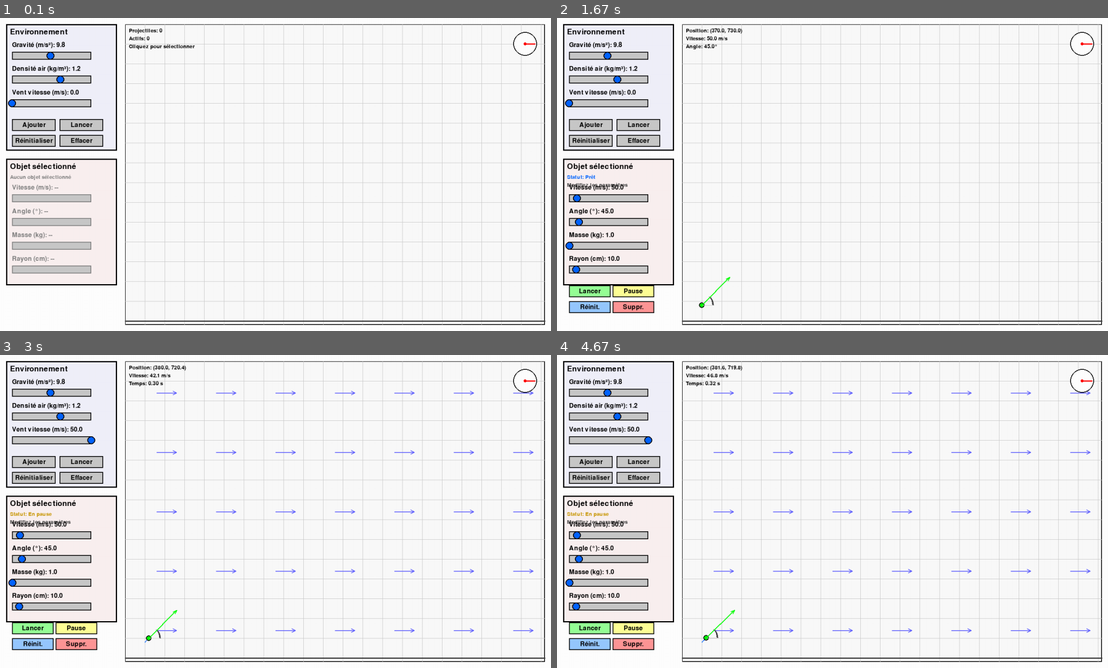
Above: before the commit, frames 1-4 (two rows, left to right).
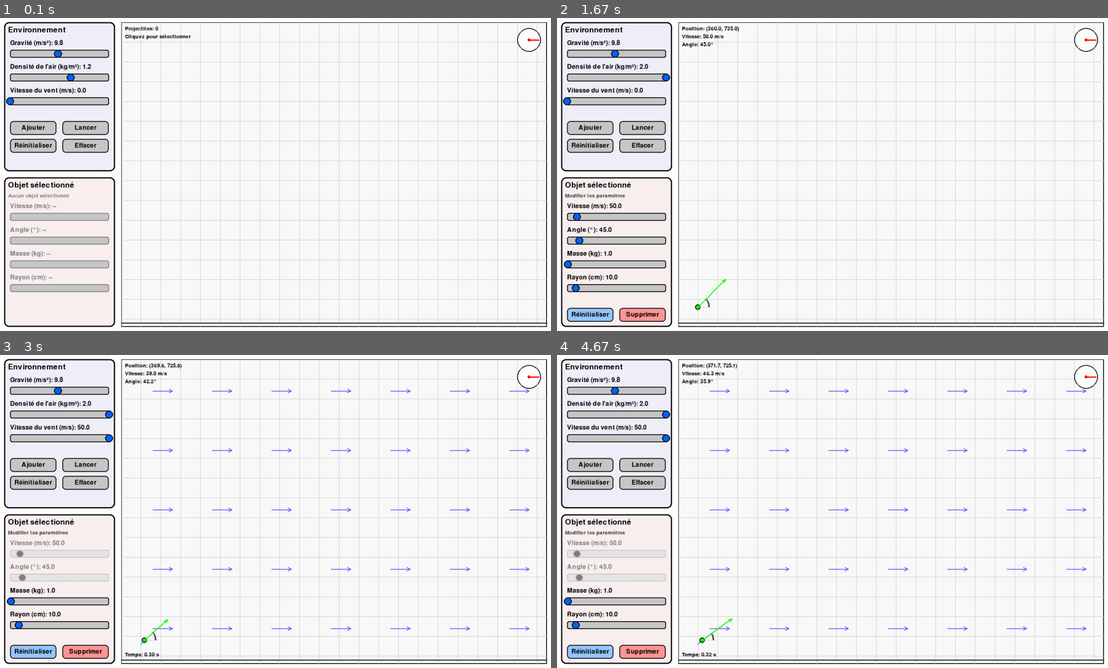
Above: after the commit, the same moments.

Repository: NathanDufils/Projet-Modelisation-Mathematique
Game: pygame game, started from main.py
The game is run twice, just before and just after one commit, with the same random seed, the same clock (stepped at 60 frames per second) and the same inputs.
Inputs (mouse positions are in pixels of both pictures, inside the frame that each line leads up to):
- Up to frame 1 (0.1 s): no input
- Up to frame 2 (1.67 s): click "Ajouter" at 0.38 s; press the mouse at (639, 315) at 0.7 s; move the mouse to (639, 240) at 0.8 s; release the mouse at (634, 165) at 0.93 s; press the mouse at (628, 77) at 1.03 s; move the mouse to (672, 99) at 1.13 s; release the mouse at (716, 124) at 1.27 s; press the mouse at (590, 127) at 1.37 s; move the mouse to (705, 208) at 1.47 s; release the mouse at (821, 290) at 1.6 s
- Up to frame 3 (3 s): press the mouse at (33, 652) at 1.7 s; move the mouse to (214, 542) at 1.8 s; release the mouse at (402, 433) at 1.93 s; click "Lancer" at 2.05 s; press the mouse at (82, 464) at 2.37 s; move the mouse to (236, 467) at 2.47 s; release the mouse at (391, 470) at 2.6 s; press the mouse at (11, 439) at 2.7 s; move the mouse to (71, 524) at 2.8 s; release the mouse at (126, 608) at 2.93 s
- Up to frame 4 (4.67 s): click (964, 452) at 3.05 s; click "Ajouter" at 3.38 s; press the mouse at (590, 483) at 3.7 s; move the mouse to (727, 452) at 3.8 s; release the mouse at (860, 420) at 3.93 s; press the mouse at (639, 464) at 4.03 s; move the mouse to (766, 486) at 4.13 s; release the mouse at (887, 508) at 4.27 s; press the mouse at (639, 464) at 4.37 s; move the mouse to (821, 517) at 4.47 s; release the mouse at (1003, 567) at 4.6 s

The runs differ from the first frame. In frame 1, 18% of the frame differs, in the area x 0-100%, y 1-99%; in frame 2, 19%; in frame 3, 20%; in frame 4, 20%.

Commit message:
ui: polissage de l'interface

Diff:
--- a/src/projectile.py
+++ b/src/projectile.py
@@ -168,12 +168,35 @@
 
     def draw_indicators(self, screen):
         """Dessine les indicateurs d'angle et de vitesse."""
+        # Déterminer les valeurs à afficher
+        if self.launched:
+            # En vol (ou pause) : utiliser les valeurs courantes
+            # Angle actuel (0 = droite, positif horaire car Y inversé en Pygame)
+            # MAIS atan2(dy, dx) donne positif anti-horaire en maths classiques si Y monte
+            # Ici Y descend. vy est négatif si ça monte.
+            # v0 * sin(angle) = -vy  => angle physique
+            angle = math.atan2(-self.vy, self.vx)
+            velocity = math.sqrt(self.vx**2 + self.vy**2)
+        else:
+            # Pas encore lancé : valeurs initiales
+            angle = self.angle
+            velocity = self.v0
+
         # Arc pour l'angle
         arc_radius = 30
+        # Pygame draw.arc prend des angles en radians, 0 est à droite, sens horaire
+        # Mais draw.arc prend des degrés ? Non, radians pour math, mais degrés pour arc ?
+        # Vérif : doc Pygame draw.arc arguments are rect, start_angle, stop_angle in radians.
+        # ATTENTION: Pygame coordinate system Y is down.
+        # Math angle: 0 right, PI/2 up (negative Y) -> -PI/2 in logic?
+        # Pour l'affichage simple, on redessine l'arc de 0 à l'angle actuel
+
+        # Pour simplifier l'affichage visuel correspondant à la flèche
+        # On dessine juste l'arc entre 0 et l'angle
         pygame.draw.arc(screen, DARK_GRAY,
                       (self.x - arc_radius, self.y - arc_radius,
                        arc_radius * 2, arc_radius * 2),
-                      0, self.angle, 2)
+                      0, angle, 2)
 
         # Ligne de référence horizontale
         pygame.draw.line(screen, LIGHT_GRAY,
@@ -182,9 +205,9 @@
 
         # Vecteur de vitesse
         vel_scale = 2
-        vel_length = self.v0 * vel_scale
-        end_x = self.x + vel_length * math.cos(self.angle)
-        end_y = self.y - vel_length * math.sin(self.angle)
+        vel_length = velocity * vel_scale
+        end_x = self.x + vel_length * math.cos(angle)
+        end_y = self.y - vel_length * math.sin(angle)
 
         # Clamp coordinates to avoid Pygame overflow
         def clamp_coord(val):
@@ -198,10 +221,10 @@
         # Pointe de flèche
         arrow_length = 10
         arrow_angle = 0.4
-        arrow_x1 = end_x - arrow_length * math.cos(self.angle - arrow_angle)
-        arrow_y1 = end_y + arrow_length * math.sin(self.angle - arrow_angle)
-        arrow_x2 = end_x - arrow_length * math.cos(self.angle + arrow_angle)
-        arrow_y2 = end_y + arrow_length * math.sin(self.angle + arrow_angle)
+        arrow_x1 = end_x - arrow_length * math.cos(angle - arrow_angle)
+        arrow_y1 = end_y + arrow_length * math.sin(angle - arrow_angle)
+        arrow_x2 = end_x - arrow_length * math.cos(angle + arrow_angle)
+        arrow_y2 = end_y + arrow_length * math.sin(angle + arrow_angle)
 
         arrow_p1 = (clamp_coord(arrow_x1), clamp_coord(arrow_y1))
         arrow_p2 = (clamp_coord(arrow_x2), clamp_coord(arrow_y2))
--- a/src/settings.py
+++ b/src/settings.py
@@ -9,22 +9,31 @@
 SCREEN_WIDTH = 1400
 SCREEN_HEIGHT = 800
 
+# Layout - Marges et espacements
+MARGIN = 15           # Marge extérieure
+PADDING = 15          # Espacement interne des panneaux
+SPACING = 10          # Espacement entre éléments
+
 # Panneaux de contrôle
-SIMULATION_PANEL_X = 20
-SIMULATION_PANEL_Y = 20
-SIMULATION_PANEL_WIDTH = 280
-SIMULATION_PANEL_HEIGHT = 320
+PANEL_WIDTH = 280     # Largeur fixe des panneaux
 
-OBJECT_PANEL_X = 20
-OBJECT_PANEL_Y = 360
-OBJECT_PANEL_WIDTH = 280
-OBJECT_PANEL_HEIGHT = 320
+# Positions calculées des panneaux
+SIMULATION_PANEL_X = MARGIN
+SIMULATION_PANEL_Y = MARGIN
+SIMULATION_PANEL_WIDTH = PANEL_WIDTH
+# Hauteur = moitié de l'espace disponible
+SIMULATION_PANEL_HEIGHT = (SCREEN_HEIGHT - 3 * MARGIN) // 2
+
+OBJECT_PANEL_X = MARGIN
+OBJECT_PANEL_Y = SIMULATION_PANEL_Y + SIMULATION_PANEL_HEIGHT + MARGIN
+OBJECT_PANEL_WIDTH = PANEL_WIDTH
+OBJECT_PANEL_HEIGHT = SCREEN_HEIGHT - OBJECT_PANEL_Y - MARGIN
 
 # Zone de simulation (exclut les panneaux UI)
-SIM_AREA_X = 320
-SIM_AREA_Y = 20
-SIM_AREA_WIDTH = SCREEN_WIDTH - SIM_AREA_X - 20
-SIM_AREA_HEIGHT = SCREEN_HEIGHT - 40
+SIM_AREA_X = PANEL_WIDTH + 2 * MARGIN
+SIM_AREA_Y = MARGIN
+SIM_AREA_WIDTH = SCREEN_WIDTH - SIM_AREA_X - MARGIN
+SIM_AREA_HEIGHT = SCREEN_HEIGHT - 2 * MARGIN
 
 # Couleurs
 WHITE = (255, 255, 255)
--- a/src/simulation.py
+++ b/src/simulation.py
@@ -142,14 +142,6 @@
             self.ui.simulation_running = False
 
         # Actions sur le projectile individuel sélectionné
-        elif action == 'launch_selected':
-            if self.ui.selected_projectile:
-                self.ui.selected_projectile.launch()
-
-        elif action == 'pause_selected':
-            if self.ui.selected_projectile:
-                self.ui.selected_projectile.pause()
-
         elif action == 'reset_selected':
             if self.ui.selected_projectile:
                 self.ui.selected_projectile.reset()
@@ -182,9 +174,9 @@
         any_launched = any(p.launched for p in self.projectiles)
         self.ui.update_launch_pause_button(has_projectiles, any_launched)
 
-        # Verrouiller les paramètres si des projectiles sont lancés (même en pause)
-        # Cela évite le "téléport" causé par le recalcul de trajectoire avec de nouveaux paramètres
-        # self.ui.lock_parameters(any_launched)  # DÉSACTIVÉ pour permettre les changements dynamiques
+        # Verrouiller les paramètres de lancement (vitesse, angle) si des projectiles sont lancés
+        # Cela évite de modifier les conditions initiales pendant le vol
+        self.ui.lock_launch_parameters(any_launched)
 
         # Mettre à jour tous les projectiles avec les paramètres d'environnement
         for projectile in self.projectiles:
--- a/src/ui.py
+++ b/src/ui.py
@@ -62,9 +62,9 @@
             border_color = LIGHT_GRAY
             text_color = GRAY
 
-        # Dessiner la barre du slider
-        pygame.draw.rect(screen, bar_color, self.rect)
-        pygame.draw.rect(screen, border_color, self.rect, 2)
+        # Dessiner la barre du slider (arrondie)
+        pygame.draw.rect(screen, bar_color, self.rect, border_radius=5)
+        pygame.draw.rect(screen, border_color, self.rect, 2, border_radius=5)
 
         # Dessiner le handle
         pygame.draw.circle(screen, handle_color, (int(self.handle_x), self.rect.centery), self.handle_radius)
@@ -93,9 +93,9 @@
             border_color = LIGHT_GRAY
             text_color = GRAY
 
-        # Dessiner la barre du slider
-        pygame.draw.rect(screen, bar_color, self.rect)
-        pygame.draw.rect(screen, border_color, self.rect, 2)
+        # Dessiner la barre du slider (arrondie)
+        pygame.draw.rect(screen, bar_color, self.rect, border_radius=5)
+        pygame.draw.rect(screen, border_color, self.rect, 2, border_radius=5)
 
         # Dessiner le handle
         pygame.draw.circle(screen, handle_color, (int(self.handle_x), self.rect.centery), self.handle_radius)
@@ -125,8 +125,8 @@
         return False
 
     def draw(self, screen):
-        pygame.draw.rect(screen, self.color, self.rect)
-        pygame.draw.rect(screen, BLACK, self.rect, 2)
+        pygame.draw.rect(screen, self.color, self.rect, border_radius=8)
+        pygame.draw.rect(screen, BLACK, self.rect, 2, border_radius=8)
 
         text_surface = self.font.render(self.text, True, BLACK)
         text_rect = text_surface.get_rect(center=self.rect.center)
@@ -200,19 +200,34 @@
         self.width = SIMULATION_PANEL_WIDTH
         self.height = SIMULATION_PANEL_HEIGHT
 
+        # Calcul des dimensions responsive
+        slider_width = self.width - 2 * PADDING
+        slider_x = self.x + PADDING
+        slider_height = 20
+
+        # Calcul des positions verticales avec espacement uniforme
+        title_height = 40
+        slider_spacing = 60  # Espace entre chaque slider (label + slider)
+
         # Sliders pour les paramètres d'environnement
         self.sliders = {
-            'gravity': Slider(self.x + 15, self.y + 70, 200, 20, 0.1, 20.0, GRAVITY, "Gravité (m/s²)"),
-            'air_density': Slider(self.x + 15, self.y + 130, 200, 20, 0.0, 2.0, AIR_DENSITY, "Densité air (kg/m³)"),
-            'wind_speed': Slider(self.x + 15, self.y + 190, 200, 20, 0.0, 50.0, WIND_SPEED, "Vent vitesse (m/s)")
+            'gravity': Slider(slider_x, self.y + title_height + 30, slider_width, slider_height, 0.1, 20.0, GRAVITY, "Gravité (m/s²)"),
+            'air_density': Slider(slider_x, self.y + title_height + 30 + slider_spacing, slider_width, slider_height, 0.0, 2.0, AIR_DENSITY, "Densité de l'air (kg/m³)"),
+            'wind_speed': Slider(slider_x, self.y + title_height + 30 + 2 * slider_spacing, slider_width, slider_height, 0.0, 50.0, WIND_SPEED, "Vitesse du vent (m/s)")
         }
+
+        # Calcul des boutons responsive (2 par ligne)
+        button_width = (self.width - 3 * PADDING) // 2
+        button_height = 35
+        button_y1 = self.y + title_height + 30 + 3 * slider_spacing
+        button_y2 = button_y1 + button_height + SPACING
 
         # Boutons de contrôle de la simulation
         self.buttons = {
-            'add_object': Button(self.x + 15, self.y + 240, 110, 30, "Ajouter"),
-            'launch_pause': Button(self.x + 135, self.y + 240, 110, 30, "Lancer"),
-            'reset': Button(self.x + 15, self.y + 280, 110, 30, "Réinitialiser"),
-            'clear': Button(self.x + 135, self.y + 280, 110, 30, "Effacer")
+            'add_object': Button(slider_x, button_y1, button_width, button_height, "Ajouter"),
+            'launch_pause': Button(slider_x + button_width + PADDING, button_y1, button_width, button_height, "Lancer"),
+            'reset': Button(slider_x, button_y2, button_width, button_height, "Réinitialiser"),
+            'clear': Button(slider_x + button_width + PADDING, button_y2, button_width, button_height, "Effacer")
         }
 
         self.font = pygame.font.Font(None, 24)
@@ -231,10 +246,10 @@
 
     def draw(self, screen):
         """Dessine le panneau de simulation."""
-        # Fond du panneau
+        # Fond du panneau (arrondi)
         panel_rect = pygame.Rect(self.x, self.y, self.width, self.height)
-        pygame.draw.rect(screen, (240, 240, 250), panel_rect)
-        pygame.draw.rect(screen, BLACK, panel_rect, 3)
+        pygame.draw.rect(screen, (240, 240, 250), panel_rect, border_radius=12)
+        pygame.draw.rect(screen, BLACK, panel_rect, 3, border_radius=12)
 
         # Titre
         title = self.title_font.render("Environnement", True, BLACK)
@@ -285,20 +300,36 @@
         self.width = OBJECT_PANEL_WIDTH
         self.height = OBJECT_PANEL_HEIGHT
 
+        # Calcul des dimensions responsive
+        slider_width = self.width - 2 * PADDING
+        slider_x = self.x + PADDING
+        slider_height = 20
+
+        # Calcul des positions verticales
+        title_height = 40
+        status_height = 40
+        start_y_sliders = self.y + title_height + status_height + 10
+        slider_spacing = 60
+
         # Sliders pour les paramètres de l'objet
         self.sliders = {
-            'velocity': Slider(self.x + 15, self.y + 90, 200, 20, 0, 500, 80, "Vitesse (m/s)"),
-            'angle': Slider(self.x + 15, self.y + 150, 200, 20, 0, 360, 45, "Angle (°)"),
-            'mass': Slider(self.x + 15, self.y + 210, 200, 20, 0.001, 100, 1.0, "Masse (kg)"),
-            'radius': RadiusSlider(self.x + 15, self.y + 270, 200, 20, 1.0, 100.0, 10.0, "Rayon (cm)")
+            'velocity': Slider(slider_x, start_y_sliders, slider_width, slider_height, 0, 500, 80, "Vitesse (m/s)"),
+            'angle': Slider(slider_x, start_y_sliders + slider_spacing, slider_width, slider_height, 0, 360, 45, "Angle (°)"),
+            'mass': Slider(slider_x, start_y_sliders + 2 * slider_spacing, slider_width, slider_height, 0.001, 100, 1.0, "Masse (kg)"),
+            'radius': RadiusSlider(slider_x, start_y_sliders + 3 * slider_spacing, slider_width, slider_height, 1.0, 100.0, 10.0, "Rayon (cm)")
         }
 
+        # Calcul des boutons responsive (2 par ligne)
+        button_width = (self.width - 3 * PADDING) // 2
+        button_height = 35
+        # On place les boutons juste après les sliders avec un peu plus d'espace
+        button_y = start_y_sliders + 4 * slider_spacing
+
         # Boutons de contrôle individuel du projectile sélectionné
+        # Seuls Réinitialiser et Supprimer sont conservés sur demande utilisateur
         self.buttons = {
-            'launch_selected': Button(self.x + 15, self.y + 320, 105, 30, "Lancer", (150, 255, 150)),
-            'pause_selected': Button(self.x + 125, self.y + 320, 105, 30, "Pause", (255, 255, 150)),
-            'reset_selected': Button(self.x + 15, self.y + 360, 105, 30, "Réinit.", (150, 200, 255)),
-            'delete_selected': Button(self.x + 125, self.y + 360, 105, 30, "Suppr.", (255, 150, 150))
+            'reset_selected': Button(slider_x, button_y, button_width, button_height, "Réinitialiser", (150, 200, 255)),
+            'delete_selected': Button(slider_x + button_width + PADDING, button_y, button_width, button_height, "Supprimer", (255, 150, 150))
         }
 
         self.font = pygame.font.Font(None, 24)
@@ -340,10 +371,10 @@
 
     def draw(self, screen):
         """Dessine le panneau d'objet."""
-        # Fond du panneau
+        # Fond du panneau (arrondi)
         panel_rect = pygame.Rect(self.x, self.y, self.width, self.height)
-        pygame.draw.rect(screen, (250, 240, 240), panel_rect)
-        pygame.draw.rect(screen, BLACK, panel_rect, 3)
+        pygame.draw.rect(screen, (250, 240, 240), panel_rect, border_radius=12)
+        pygame.draw.rect(screen, BLACK, panel_rect, 3, border_radius=12)
 
         # Titre
         title = self.title_font.render("Objet sélectionné", True, BLACK)
@@ -352,25 +383,12 @@
         # Afficher l'état de sélection
         if self.selected_projectile:
             # Afficher le statut du projectile
-            if self.selected_projectile.launched:
-                if self.selected_projectile.paused:
-                    status = "En pause"
-                    status_color = (200, 150, 0)
-                elif self.selected_projectile.active:
-                    status = "En vol"
-                    status_color = GREEN
-                else:
-                    status = "Terminé"
-                    status_color = RED
-            else:
-                status = "Prêt"
-                status_color = BLUE
-
-            status_text = self.small_font.render(f"Statut: {status}", True, status_color)
-            screen.blit(status_text, (self.x + 10, self.y + 40))
-
-            info_text = self.small_font.render("Modifiez les paramètres", True, DARK_GRAY)
-            screen.blit(info_text, (self.x + 10, self.y + 60))
+            # Afficher le statut du projectile
+             # Statut supprimé sur demande utilisateur pour simplifier l'interface
+             # Seul le message d'invite est conservé
+
+            info_text = self.small_font.render("Modifier les paramètres", True, DARK_GRAY)
+            screen.blit(info_text, (self.x + 10, self.y + 40))
 
             # Dessiner les sliders
             for slider in self.sliders.values():
@@ -383,10 +401,10 @@
             status_text = self.small_font.render("Aucun objet sélectionné", True, GRAY)
             screen.blit(status_text, (self.x + 10, self.y + 40))
 
-            # Dessiner les sliders grisés
+            # Dessiner les sliders grisés (arrondis)
             for slider in self.sliders.values():
-                pygame.draw.rect(screen, LIGHT_GRAY, slider.rect)
-                pygame.draw.rect(screen, GRAY, slider.rect, 2)
+                pygame.draw.rect(screen, LIGHT_GRAY, slider.rect, border_radius=5)
+                pygame.draw.rect(screen, GRAY, slider.rect, 2, border_radius=5)
                 label_text = slider.font.render(f"{slider.label}: --", True, GRAY)
                 screen.blit(label_text, (slider.rect.x, slider.rect.y - 25))
 
@@ -399,10 +417,18 @@
             'radius': self.sliders['radius'].get_value_in_meters()
         }
 
+
     def set_sliders_enabled(self, enabled):
         """Active ou désactive tous les sliders du panneau."""
         for slider in self.sliders.values():
             slider.enabled = enabled
+
+    def set_launch_parameters_enabled(self, enabled):
+        """Active ou désactive uniquement les paramètres de lancement (vitesse, angle)."""
+        if 'velocity' in self.sliders:
+            self.sliders['velocity'].enabled = enabled
+        if 'angle' in self.sliders:
+            self.sliders['angle'].enabled = enabled
 
 
 class UI:
@@ -412,8 +438,10 @@
         self.object_panel = ObjectPanel()
 
         # Compas pour la direction du vent (en haut à droite de l'écran)
-        # SCREEN_WIDTH = 1400, on le place à 1330, 70 pour plus de marge
-        self.compass = Compass(1330, 70, 30, WIND_DIRECTION)
+        compass_radius = 30
+        compass_x = SCREEN_WIDTH - compass_radius - 2 * MARGIN
+        compass_y = compass_radius + 2 * MARGIN
+        self.compass = Compass(compass_x, compass_y, compass_radius, WIND_DIRECTION)
 
         # État de la simulation
         self.simulation_running = False
@@ -426,6 +454,10 @@
         """Définit le projectile sélectionné et met à jour les sliders."""
         self.selected_projectile = projectile
         self.object_panel.set_selected_projectile(projectile)
+
+    def lock_launch_parameters(self, lock):
+        """Verrouille ou déverrouille les paramètres de lancement."""
+        self.object_panel.set_launch_parameters_enabled(not lock)
 
     def update_launch_pause_button(self, has_projectiles, any_launched):
         """Met à jour le texte du bouton lancer/pause selon l'état de la simulation."""
@@ -491,18 +523,41 @@
             proj = self.selected_projectile
             if proj.launched and proj.active:
                 speed = math.sqrt(proj.vx**2 + proj.vy**2)
+                # Calul de l'angle courant en degrés
+                current_angle = math.degrees(math.atan2(-proj.vy, proj.vx))
+                if current_angle < 0:
+                    current_angle += 360
+
                 info_texts = [
                     f"Position: ({proj.x:.1f}, {proj.y:.1f})",
                     f"Vitesse: {speed:.1f} m/s",
-                    f"Temps: {proj.time:.2f} s"
+                    f"Angle: {current_angle:.1f}°"
                 ]
+
+                # Affichage du temps en bas à gauche
+                time_text = f"Temps: {proj.time:.2f} s"
+                time_surface = self.small_font.render(time_text, True, BLACK)
+                screen.blit(time_surface, (SIM_AREA_X + 10, SIM_AREA_Y + SIM_AREA_HEIGHT - 30))
+
             elif proj.launched and not proj.active:
                 max_x = max([pos[0] for pos in proj.trajectory]) if proj.trajectory else 0
+
+                # Calcul de l'angle final (ou d'impact)
+                current_angle = math.degrees(math.atan2(-proj.vy, proj.vx))
+                if current_angle < 0:
+                    current_angle += 360
+
                 info_texts = [
                     f"Portée: {max_x - proj.x0:.1f} m",
-                    f"Temps de vol: {proj.time:.2f} s",
+                    f"Angle impact: {current_angle:.1f}°",
                     "Trajectoire terminée"
                 ]
+
+                # Affichage du temps total en bas à gauche
+                time_text = f"t = {proj.time:.2f} s"
+                time_surface = self.small_font.render(time_text, True, BLACK)
+                screen.blit(time_surface, (SIM_AREA_X + 10, SIM_AREA_Y + SIM_AREA_HEIGHT - 30))
+
             else:
                 info_texts = [
                     f"Position: ({proj.x:.1f}, {proj.y:.1f})",
@@ -512,7 +567,7 @@
         else:
             info_texts = [
                 f"Projectiles: {len(projectiles)}",
-                f"Actifs: {sum(1 for p in projectiles if p.launched and p.active)}",
+                # "Actifs: ..." supprimé sur demande utilisateur
                 "Cliquez pour sélectionner"
             ]
 
